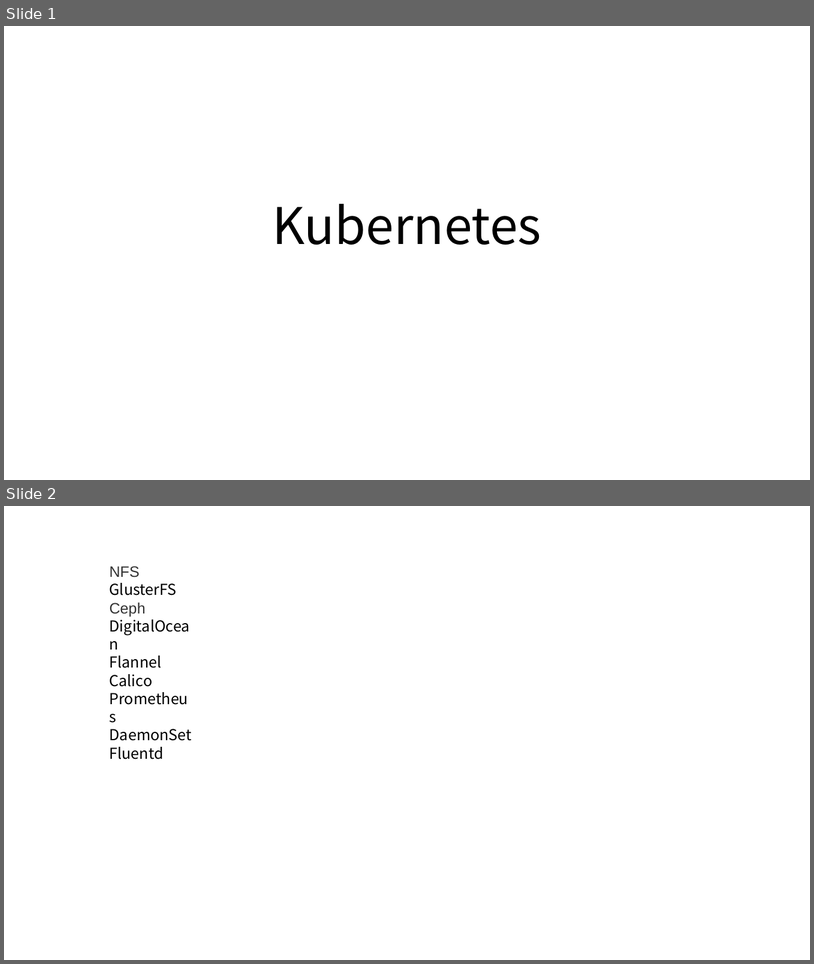
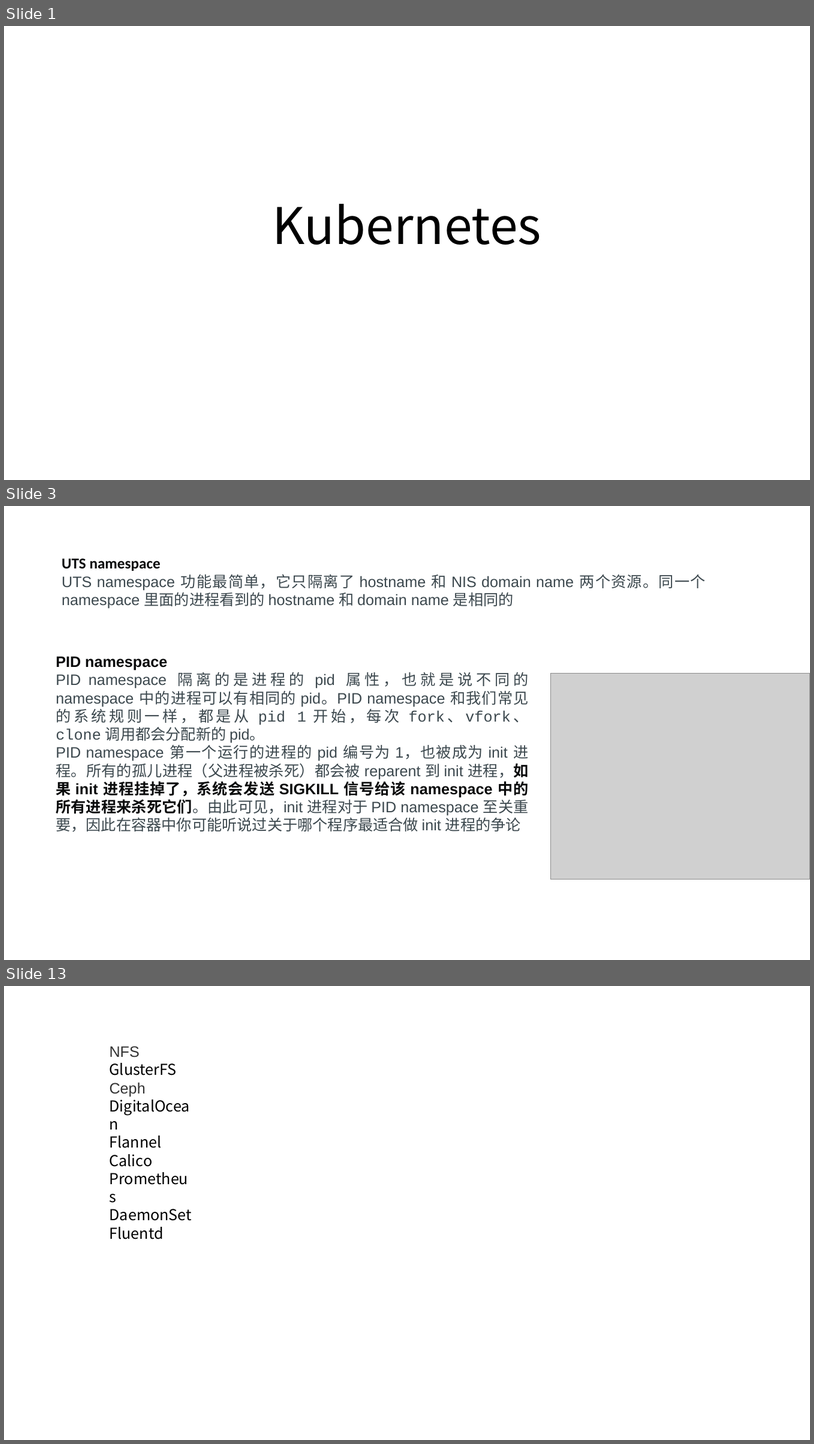
Before and after one commit to axzxs2001/Asp.NetCoreExperiment, a slide deck: Asp.NetCoreExperiment/kubernetes/kubernetes.pptx. Shown one above the other, each under a label of ours: slides 1 and 2 before the commit, slides 1, 3 and 13 after it; the slides between them are not shown. The pictures are 814x964 and 814x1444 pixels, drawn with LibreOffice and Linux fonts; fonts in the diff are those of the drawing; grey boxes stand for pictures. Boxes give left, top, right and bottom in pixels: in the first picture for what was removed or moved away, otherwise in the second. Text is boxed around its words. In the diff, an @@ line names an element or a change of style, - is before the commit and + after.

Commit message:
kubernets ppt 容器实现的原理。

```diff
--- a/Asp.NetCoreExperiment/kubernetes/kubernetes.pptx
+++ b/Asp.NetCoreExperiment/kubernetes/kubernetes.pptx
@@ slide 3 added at [4, 506, 810, 960], background #FFFFFF @@
@@ text added at [62, 558, 706, 609], 18 pt, text #3C484E @@
+UTS namespace
+UTS namespace 功能最简单，它只隔离了 hostname 和 NIS domain name 两个资源。同一个 namespace 里面的进程看到的 hostname 和 domain name 是相同的
@@ text added at [56, 656, 529, 832], 18 pt, text #3C484E @@
+PID namespace
+PID namespace 隔离的是进程的 pid 属性，也就是说不同的 namespace 中的进程可以有相同的 pid。PID namespace 和我们常见的系统规则一样，都是从 pid 1 开始，每次 fork、vfork、clone 调用都会分配新的 pid。
+PID namespace 第一个运行的进程的 pid 编号为 1，也被成为 init 进程。所有的孤儿进程（父进程被杀死）都会被 reparent 到 init 进程，如果 init 进程挂掉了，系统会发送 SIGKILL 信号给该 namespace 中的所有进程来杀死它们。由此可见，init 进程对于 PID namespace 至关重要，因此在容器中你可能听说过关于哪个程序最适合做 init 进程的争论
@@ picture added at [551, 673, 810, 879] @@
@@ what was slide 2 is now slide 13 @@
```
Also in this commit, not shown: 10 other slides added.
